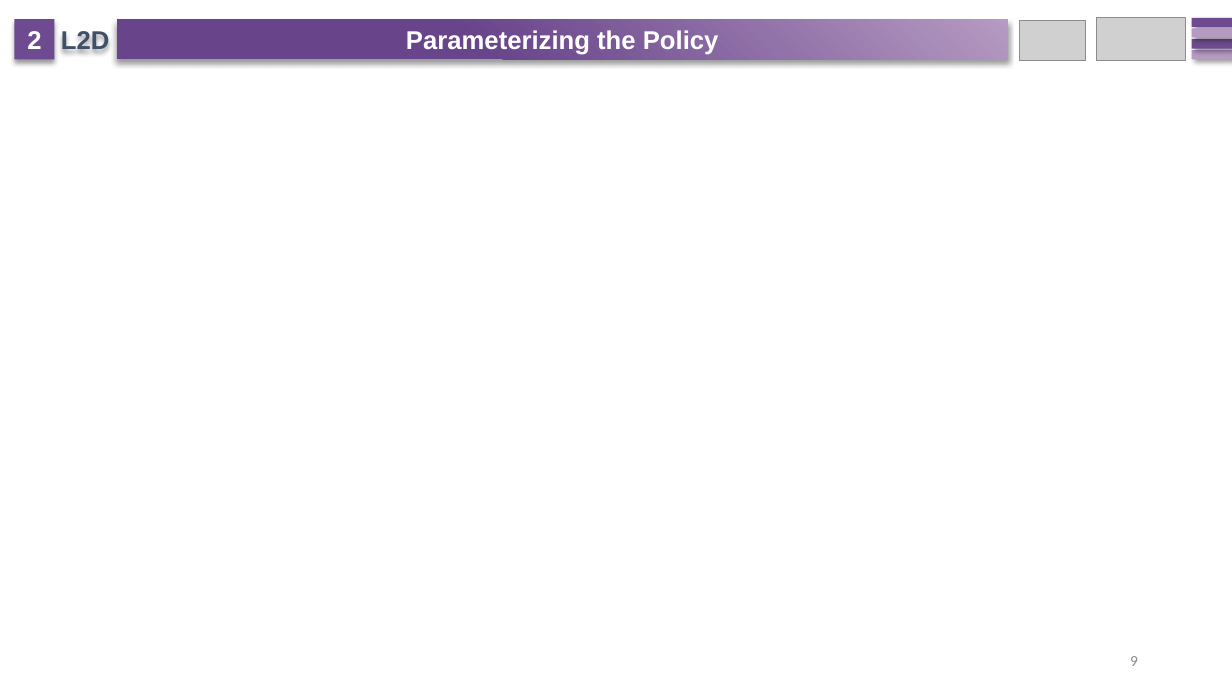
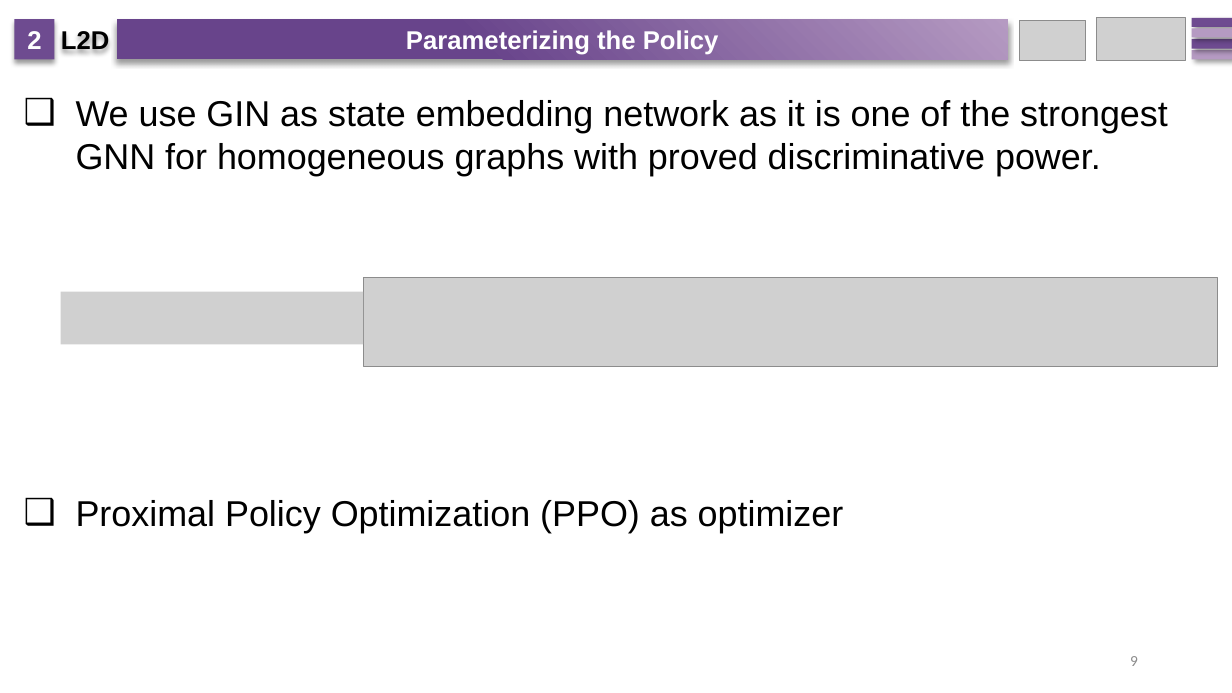
Before and after one commit to zcaicaros/L2D, a slide deck: slide 9 of NeurIPS L2D.pptx. Drawn at 1232x693 pixels with LibreOffice and Linux fonts; fonts in the diff are those of the drawing; grey boxes stand for pictures. Boxes give left, top, right and bottom in pixels: in the first picture for what was removed or moved away, otherwise in the second. Text is boxed around its words. In the diff, an @@ line names an element or a change of style, - is before the commit and + after.

```diff
--- a/NeurIPS L2D.pptx
+++ b/NeurIPS L2D.pptx
@@ text "L2D" at [61,28,110,55]: text colour #405067 to #000000 @@
@@ text added at [76,100,1168,176], 28 pt, text #000000 @@
+❑ We use GIN as state embedding network as it is one of the strongest GNN for homogeneous graphs with proved discriminative power.
@@ picture added at [61,292,363,345] @@
@@ picture added at [363,277,1217,366] @@
@@ text added at [76,500,844,533], 28 pt, text #000000 @@
+❑ Proximal Policy Optimization (PPO) as optimizer
```
Also in this commit, not shown: 13 other slides changed, 1 slide added.
